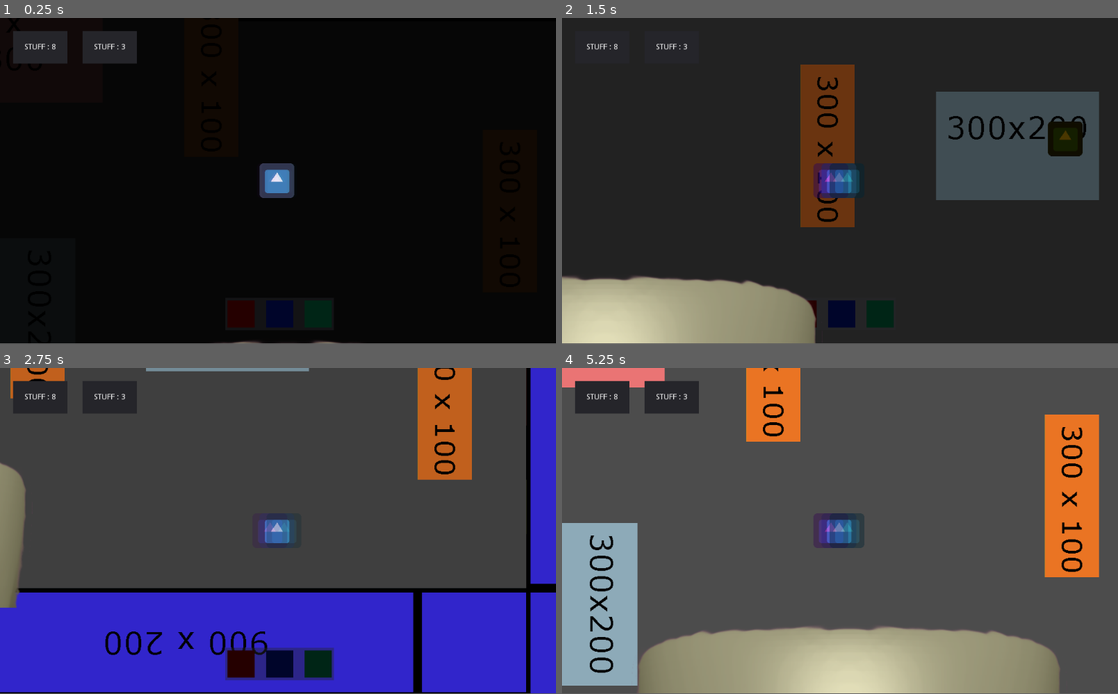
Above: before the commit, frames 1-4 (two rows, left to right).
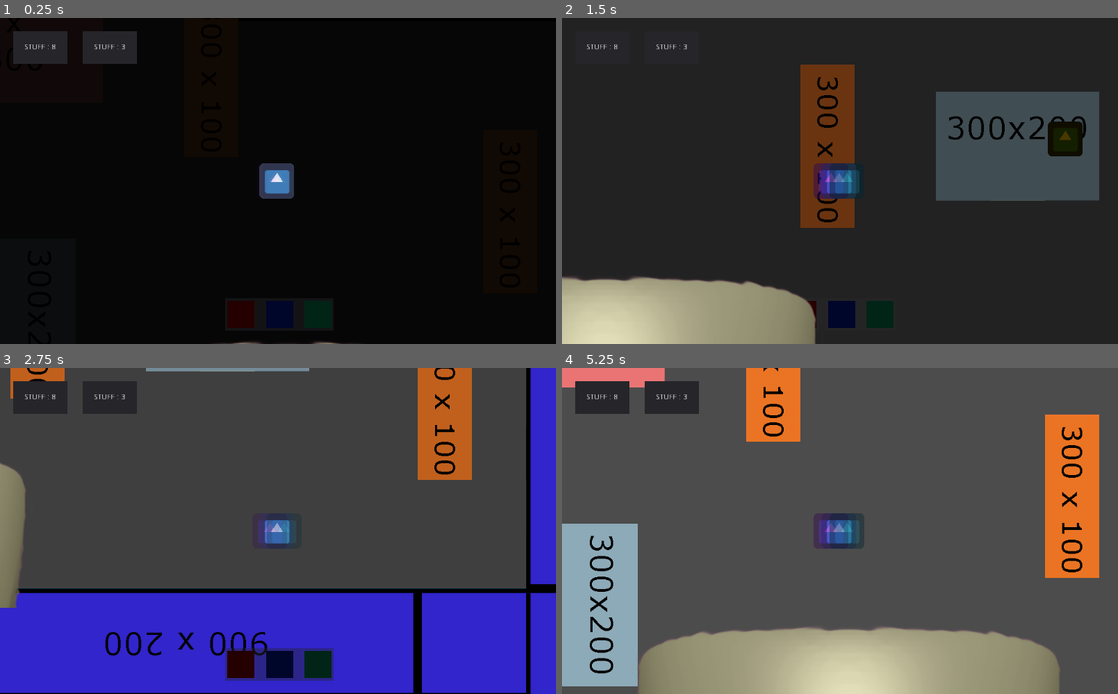
Above: after the commit, the same moments.

Repository: ktosox/Glicthy_Game
Game: Godot game, scene res://Levels/ExampleLevel.tscn
Two runs of this game, one before a commit and one after it. Both use one fixed random seed, a clock stepped at 60 frames per second and the inputs below. The engine's default icon, where the game draws it, is replaced by a stand-in: a white triangle on a blue panel in a dark square.
Inputs:
- Up to frame 1 (0.25 s): no input
- Up to frame 2 (1.5 s): tap Enter (ui_accept) at 0.5, 0.77 s; hold Right (ui_right) 0.53-1.28 s; hold Down (ui_down) from 1.28 s (still down)
- Up to frame 3 (2.75 s): tap Enter (ui_accept) at 1.52 s; release Down (ui_down) at 2.03 s; hold Right (ui_right) from 2.03 s (still down)
- Up to frame 4 (5.25 s): release Right (ui_right) at 2.78 s; hold Up (ui_up) 2.78-3.53 s; tap Enter (ui_accept) at 3.02, 3.77, 4.52 s; hold Left (ui_left) 3.53-5.03 s; hold Down (ui_down) from 5.03 s (still down)
In our replay, the window is 800x468 before the commit and 800x469 after it. These sizes can differ from the game's own. Grey fills any space a smaller window leaves; there, only what the larger window draws over its background counts as a difference.

The runs differ from the first frame. In frame 1, 0.2% of the frame differs, in the area x 4-65%, y 7-100%; in frame 2, 0.6%; in frame 3, 1.5%, in the area x 0-100%, y 0-100%; in frame 4, 1.2%.

Commit message:
adding EXPLOSIONS

Diff:
--- a/Entities/Enemies/Enemy1.tscn
+++ b/Entities/Enemies/EnemyA.tscn
@@ -1,12 +1,12 @@
 [gd_scene load_steps=4 format=2]
 
-[ext_resource path="res://Entities/Enemies/Enemy1.gd" type="Script" id=1]
+[ext_resource path="res://Entities/Enemies/EnemyA.gd" type="Script" id=1]
 [ext_resource path="res://icon.png" type="Texture" id=2]
 
 [sub_resource type="CircleShape2D" id=1]
 radius = 30.0
 
-[node name="Enemy1" type="RigidBody2D"]
+[node name="EnemyA" type="RigidBody2D"]
 script = ExtResource( 1 )
 
 [node name="Sprite" type="Sprite" parent="."]
--- a/Entities/Enemies/Enemy2.tscn
+++ b/Entities/Enemies/EnemyB.tscn
@@ -1,12 +1,12 @@
 [gd_scene load_steps=4 format=2]
 
-[ext_resource path="res://Entities/Enemies/Enemy2.gd" type="Script" id=1]
+[ext_resource path="res://Entities/Enemies/EnemyB.gd" type="Script" id=1]
 [ext_resource path="res://icon.png" type="Texture" id=2]
 
 [sub_resource type="RectangleShape2D" id=1]
 extents = Vector2( 30, 30 )
 
-[node name="Enemy2" type="KinematicBody2D"]
+[node name="EnemyB" type="KinematicBody2D"]
 script = ExtResource( 1 )
 
 [node name="Sprite" type="Sprite" parent="."]
--- a/Levels/ExampleLevel.tscn
+++ b/Levels/ExampleLevel.tscn
@@ -3,7 +3,7 @@
 [ext_resource path="res://Resources/Artwork/Tile_Texture_source.png" type="Texture" id=1]
 [ext_resource path="res://GameParts/Environment/Gate_North.tscn" type="PackedScene" id=2]
 [ext_resource path="res://Player/Player.tscn" type="PackedScene" id=3]
-[ext_resource path="res://Entities/Enemies/Enemy2.tscn" type="PackedScene" id=4]
+[ext_resource path="res://Entities/Enemies/EnemyB.tscn" type="PackedScene" id=4]
 [ext_resource path="res://GameParts/Environment/Gate_South.tscn" type="PackedScene" id=5]
 
 [sub_resource type="ConvexPolygonShape2D" id=1]
--- /dev/null
+++ b/Resources/Explosions/ExplosionA.tscn
@@ -0,0 +1,39 @@
+[gd_scene load_steps=5 format=2]
+
+[ext_resource path="res://Resources/Particles/effect1.png" type="Texture" id=1]
+
+[sub_resource type="Curve" id=1]
+_data = [ Vector2( 0.11662, 0.799321 ), 0.0, -4.66813, 0, 0, Vector2( 0.519494, 0 ), -0.237179, 0.0, 0, 0 ]
+
+[sub_resource type="Gradient" id=2]
+offsets = PoolRealArray( 0, 0.829268, 1 )
+colors = PoolColorArray( 1, 1, 1, 1, 0.447059, 0.447059, 0.447059, 0.705882, 0.105882, 0.105882, 0.105882, 0 )
+
+[sub_resource type="Curve" id=3]
+min_value = -1.0
+_data = [ Vector2( 0.266073, 0.9878 ), 0.0, 0.0, 0, 0, Vector2( 0.444767, -0.1232 ), 0.0, 0.0, 0, 0 ]
+
+[node name="ExplosionA" type="Node2D"]
+position = Vector2( 296.308, 168.611 )
+
+[node name="CPUParticles2D" type="CPUParticles2D" parent="."]
+emitting = false
+amount = 42
+lifetime = 2.59
+one_shot = true
+speed_scale = 1.32
+explosiveness = 0.93
+randomness = 0.52
+texture = ExtResource( 1 )
+spread = 180.0
+flatness = 1.0
+gravity = Vector2( 0, 0 )
+initial_velocity = 50.0
+linear_accel = -40.0
+linear_accel_random = 0.5
+radial_accel = 27.3
+angle = 50.0
+angle_random = 1.0
+scale_amount_curve = SubResource( 1 )
+color_ramp = SubResource( 2 )
+hue_variation_curve = SubResource( 3 )
--- /dev/null
+++ b/Resources/Explosions/ExplosionB.tscn
@@ -0,0 +1,41 @@
+[gd_scene load_steps=5 format=2]
+
+[ext_resource path="res://Resources/Particles/effect9.png" type="Texture" id=1]
+
+[sub_resource type="Curve" id=1]
+_data = [ Vector2( 0.100376, 0.909493 ), 0.0, -2.35216, 0, 0, Vector2( 0.8184, 0 ), -2.64797, 0.0, 0, 0 ]
+
+[sub_resource type="Gradient" id=2]
+offsets = PoolRealArray( 0, 0.829268, 1 )
+colors = PoolColorArray( 1, 1, 1, 1, 0.447059, 0.447059, 0.447059, 0.705882, 0.105882, 0.105882, 0.105882, 0 )
+
+[sub_resource type="Curve" id=3]
+min_value = -1.0
+_data = [ Vector2( 0.168604, 0.528 ), 0.0, -10.0555, 0, 0, Vector2( 0.85089, -0.5104 ), 2.10372, 0.0, 0, 0 ]
+
+[node name="ExplosionB" type="Node2D"]
+position = Vector2( 296.308, 168.611 )
+
+[node name="CPUParticles2D" type="CPUParticles2D" parent="."]
+emitting = false
+amount = 42
+lifetime = 1.73
+one_shot = true
+speed_scale = 1.92
+explosiveness = 0.93
+randomness = 0.52
+texture = ExtResource( 1 )
+spread = 180.0
+flatness = 1.0
+gravity = Vector2( 0, 0 )
+initial_velocity = 50.0
+linear_accel = -40.0
+linear_accel_random = 0.5
+radial_accel = 27.3
+angle = 50.0
+angle_random = 1.0
+scale_amount = 0.5
+scale_amount_curve = SubResource( 1 )
+color_ramp = SubResource( 2 )
+hue_variation = 0.2
+hue_variation_curve = SubResource( 3 )
--- a/project.godot
+++ b/project.godot
@@ -19,6 +19,11 @@
 run/main_scene="res://Levels/ExampleLevel.tscn"
 config/icon="res://icon.png"
 
+[display]
+
+window/stretch/mode="2d"
+window/stretch/aspect="keep_width"
+
 [rendering]
 
 quality/driver/driver_name="GLES2"
Renamed: Entities/Enemies/Enemy1.gd -> Entities/Enemies/EnemyA.gd
Renamed: Entities/Enemies/Enemy2.gd -> Entities/Enemies/EnemyB.gd
Not shown, added: export_presets.cfg
